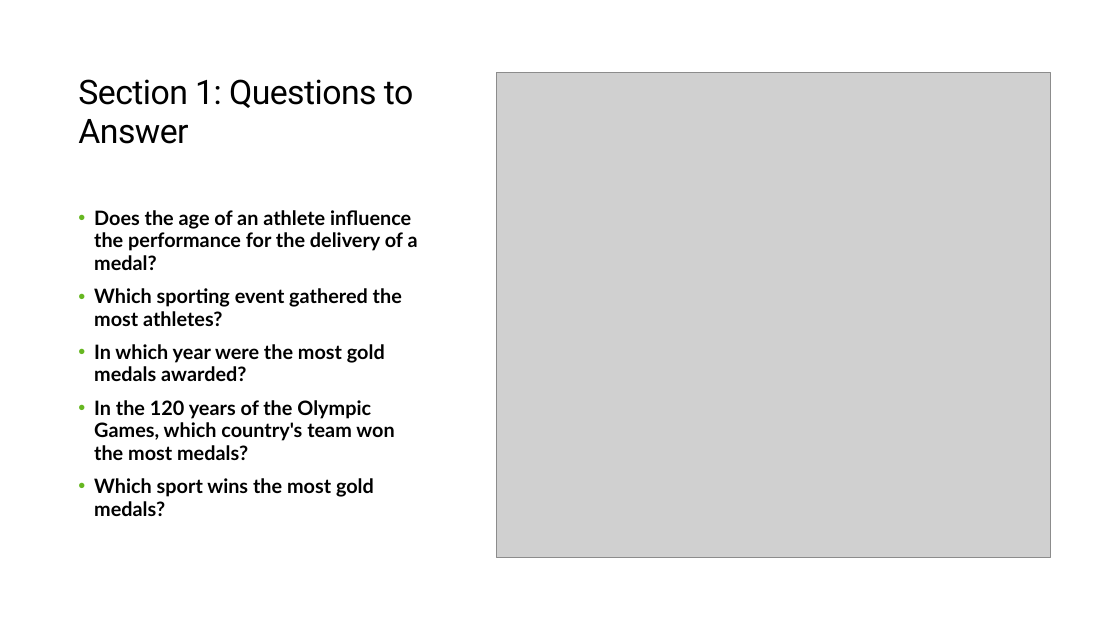
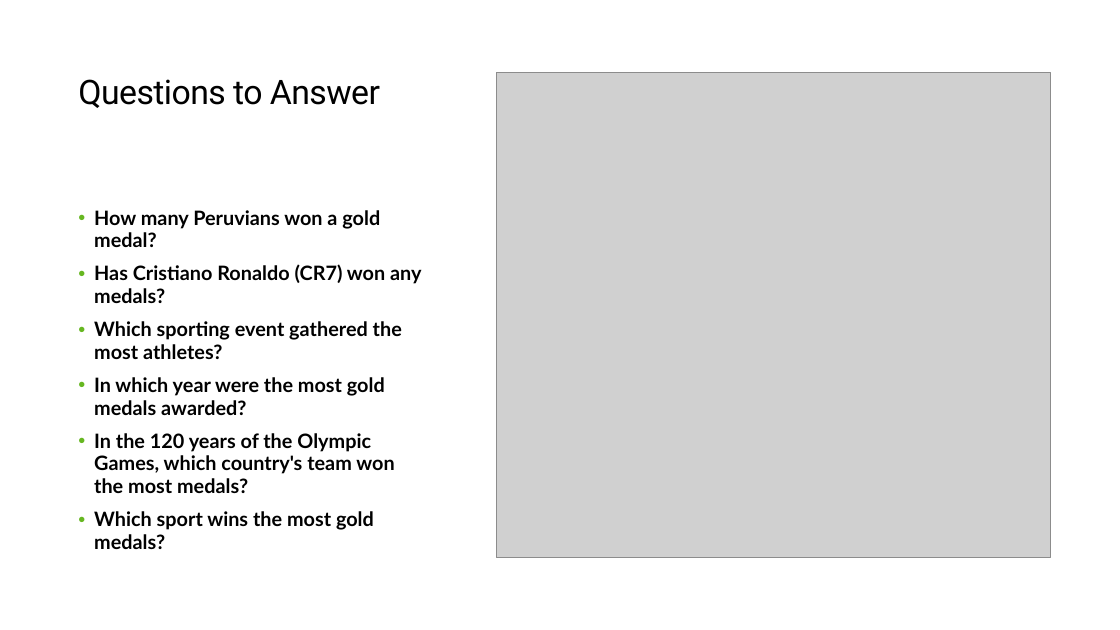
Before and after one commit to Emermv/sql-for-data-science, a slide deck: slide 10 of Project Proposal Template.pptx (slide 3 before the commit). Drawn at 1120x630 pixels with LibreOffice and Linux fonts; fonts in the diff are those of the drawing; grey boxes stand for pictures. Boxes give left, top, right and bottom in pixels: in the first picture for what was removed or moved away, otherwise in the second. Text is boxed around its words. In the diff, an @@ line names an element or a change of style, - is before the commit and + after.

```diff
--- a/Project Proposal Template.pptx
+++ b/Project Proposal Template.pptx
@@ title at (x1=78, y1=79, x2=380, y2=108): text changed @@
-Section 1: Questions to Answer
+Questions to Answer
@@ subtitle at (x1=94, y1=210, x2=421, y2=303): text changed @@
-• Does the age of an athlete influence the performance for the delivery of a medal?
+• How many Peruvians won a gold medal?
+• Has Cristiano Ronaldo (CR7) won any medals?
```
Also in this commit, not shown: 2 other slides changed, 7 slides added, 17 other files.
